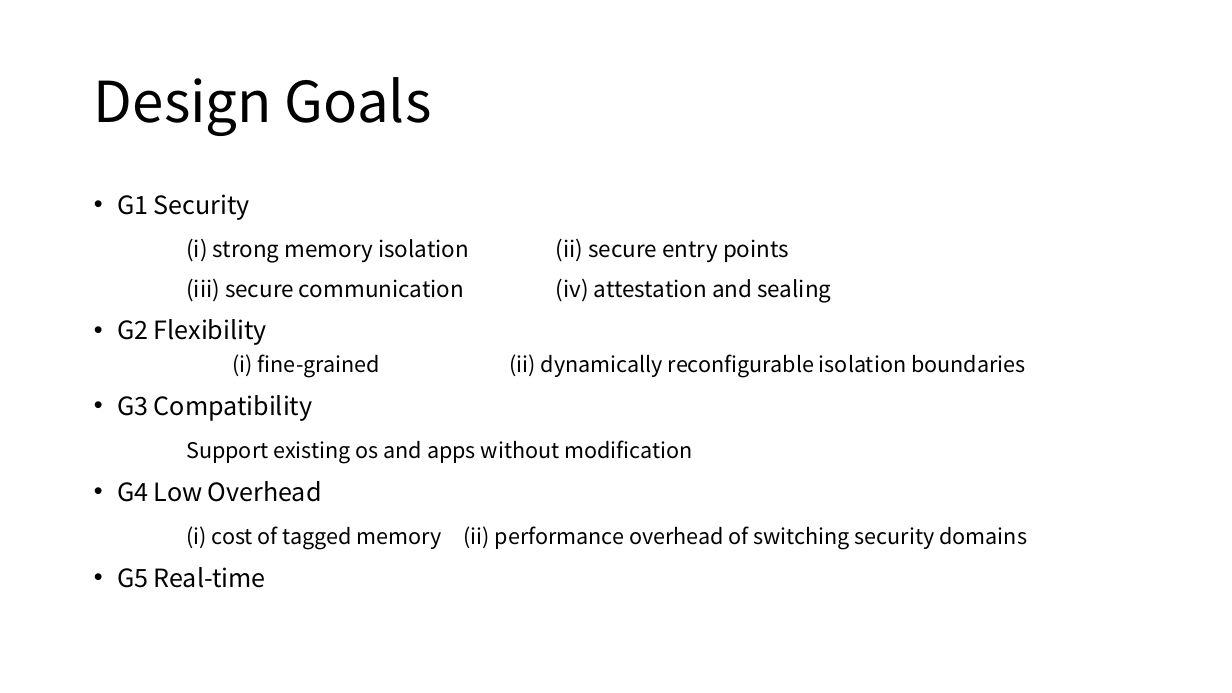
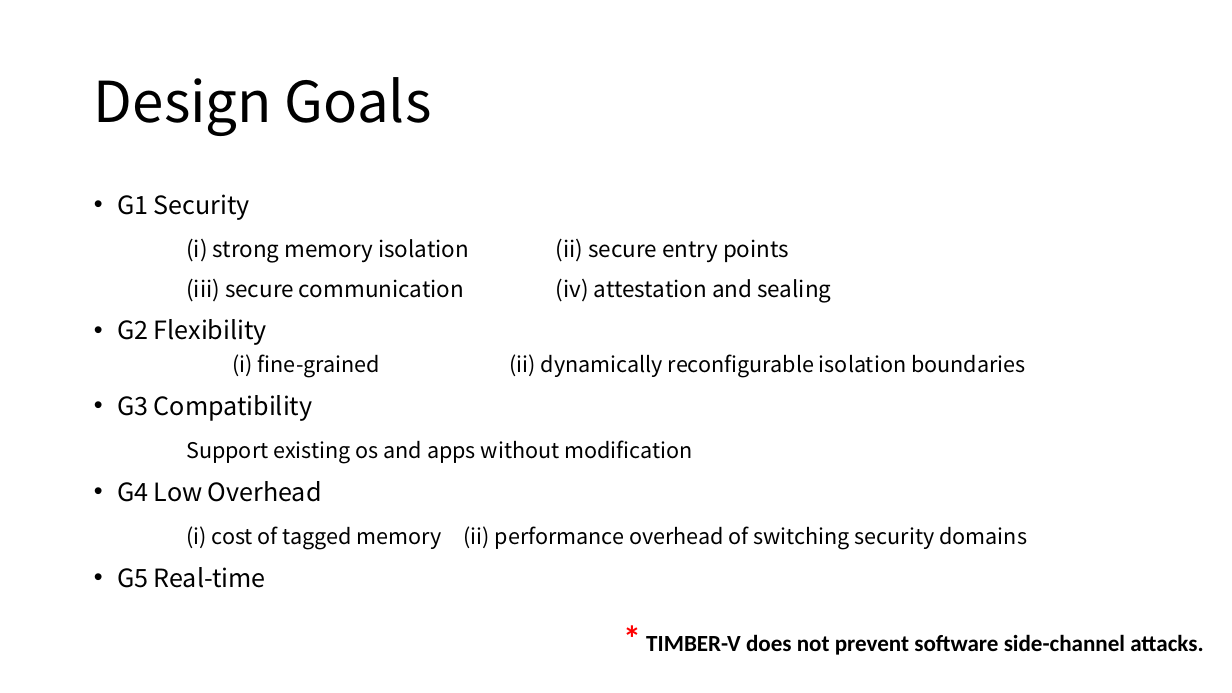
Before and after one commit to Bemfool/SUNFLOWER, a slide deck: slide 3 of 新建 Microsoft PowerPoint 演示文稿.pptx. Drawn at 1232x693 pixels with LibreOffice and Linux fonts; fonts in the diff are those of the drawing. Boxes give left, top, right and bottom in pixels: in the first picture for what was removed or moved away, otherwise in the second. Text is boxed around its words. In the diff, an @@ line names an element or a change of style, - is before the commit and + after.

```diff
--- a/新建 Microsoft PowerPoint 演示文稿.pptx
+++ b/新建 Microsoft PowerPoint 演示文稿.pptx
@@ text added at box(646, 634, 1203, 655), 18 pt, text #000000, bold @@
+* TIMBER-V does not prevent software side-channel attacks.
```
Also in this commit, not shown: 1 other slide changed, 6 slides added.
